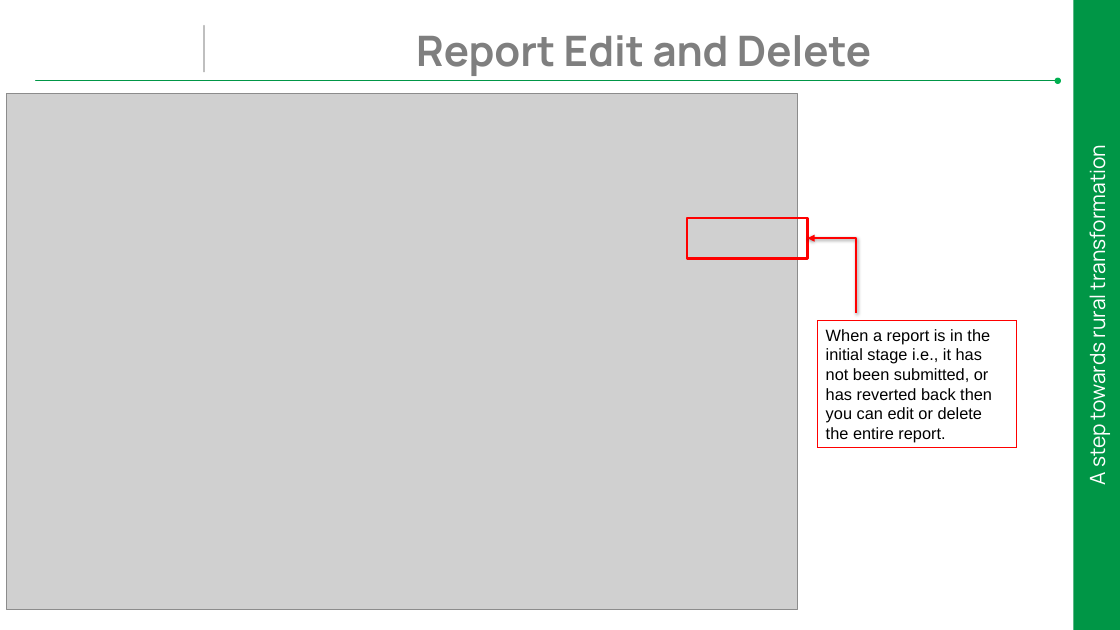
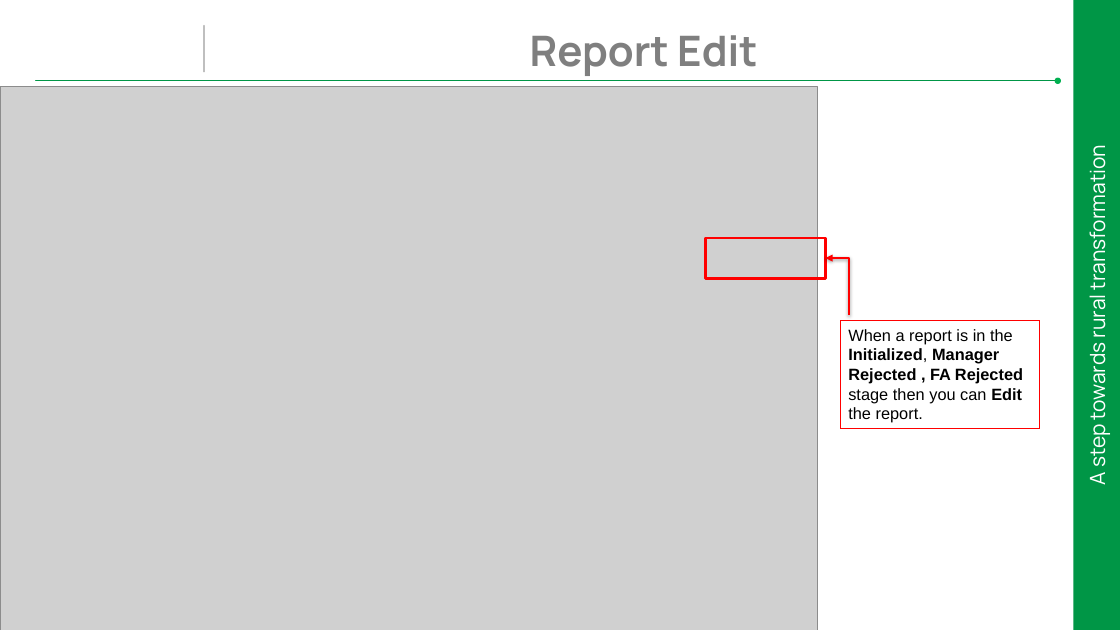
Before and after one commit to Amlanjyotilaha/DF_Ticketing_System, a slide deck: slide 16 of Documents/User manual/DF Ticketing System USER MANUAL.pptx (slide 17 before the commit). Drawn at 1120x630 pixels with LibreOffice and Linux fonts; fonts in the diff are those of the drawing; grey boxes stand for pictures; background and template pictures are left out. Boxes give left, top, right and bottom in pixels: in the first picture for what was removed or moved away, otherwise in the second. Text is boxed around its words. In the diff, an @@ line names an element or a change of style, - is before the commit and + after.

```diff
--- a/Documents/User manual/DF Ticketing System USER MANUAL.pptx
+++ b/Documents/User manual/DF Ticketing System USER MANUAL.pptx
@@ title at box(530, 35, 757, 76): text changed @@
-Report Edit and Delete
+Report Edit
@@ picture: place and size @@
-picture at box(7, 93, 798, 610)
+picture at box(0, 87, 818, 630)
@@ rectangle: place and size @@
-rectangle at box(687, 218, 807, 258)
+rectangle at box(706, 238, 826, 278)
@@ elbow arrow moved from (856, 313) - (807, 239) to (849, 315) - (826, 258) @@
@@ rectangle "When a report is in ...": place and size @@
-rectangle "When a report is in ..." at box(818, 321, 1017, 448)
+rectangle "When a report is in ..." at box(840, 321, 1039, 429)
@@ text in rectangle at box(848, 329, 1023, 423): text changed @@
-When a report is in the initial stage i.e., it has not been submitted, or has reverted back then you can edit or delete the entire report.
+When a report is in the Initialized, Manager Rejected , FA Rejected stage then you can Edit the report.
```
Also in this commit, not shown: 2 other slides changed, 2 slides added, 1 slide removed, 3 other files.
